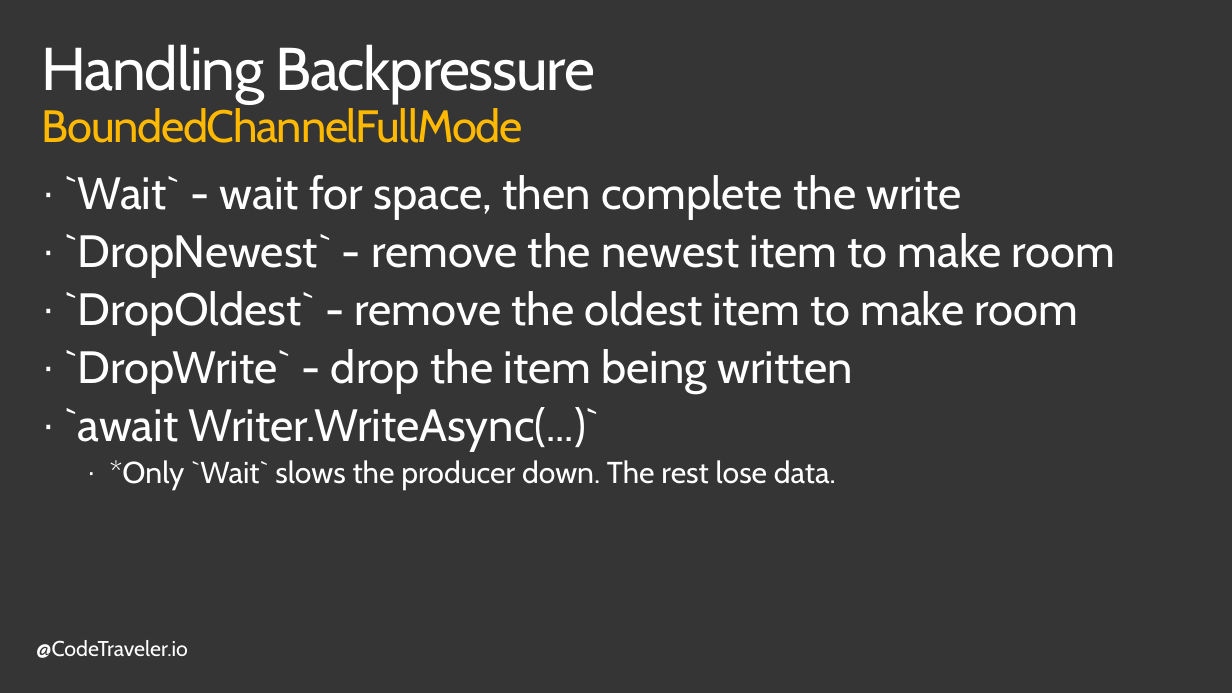
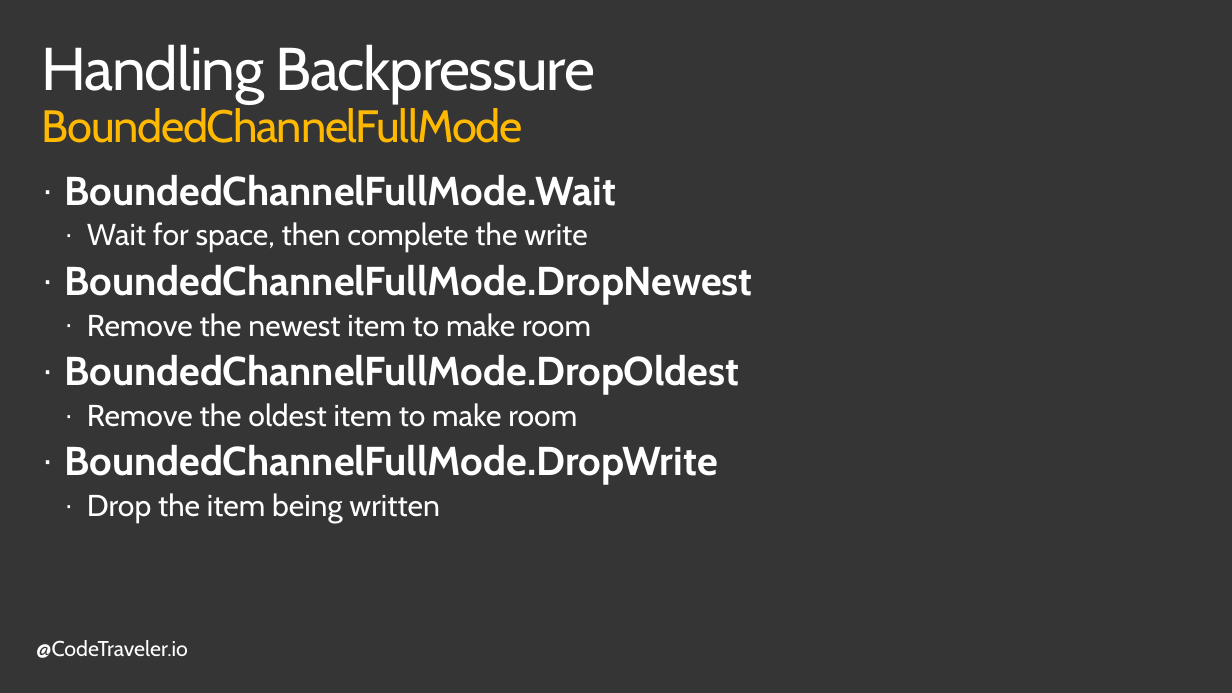
Before and after one commit to TheCodeTraveler/BecomeAnExpertWithAsyncAwait, a slide deck: slide 5 of 9. Channels/Channels.pptx (slide 8 before the commit). Drawn at 1232x693 pixels with LibreOffice and Linux fonts; fonts in the diff are those of the drawing; background and template pictures are left out. Boxes give left, top, right and bottom in pixels: in the first picture for what was removed or moved away, otherwise in the second. Text is boxed around its words. In the diff, an @@ line names an element or a change of style, - is before the commit and + after.

```diff
--- a/9. Channels/Channels.pptx
+++ b/9. Channels/Channels.pptx
@@ text at bbox=[64, 175, 752, 523]: text changed; size 36 to 32 pt; bold on @@
-· `Wait` - wait for space, then complete the write
-· `DropNewest` - remove the newest item to make room
-· `DropOldest` - remove the oldest item to make room
-· `DropWrite` - drop the item being written
-· `await Writer.WriteAsync(...)`
-    · *Only `Wait` slows the producer down. The rest lose data.
+· BoundedChannelFullMode.Wait
+  · Wait for space, then complete the write
+· BoundedChannelFullMode.DropNewest
+  · Remove the newest item to make room
+· BoundedChannelFullMode.DropOldest
+  · Remove the oldest item to make room
+· BoundedChannelFullMode.DropWrite
+  · Drop the item being written
```
Also in this commit, not shown: 7 other slides changed, 1 slide added, 6 slides removed.
